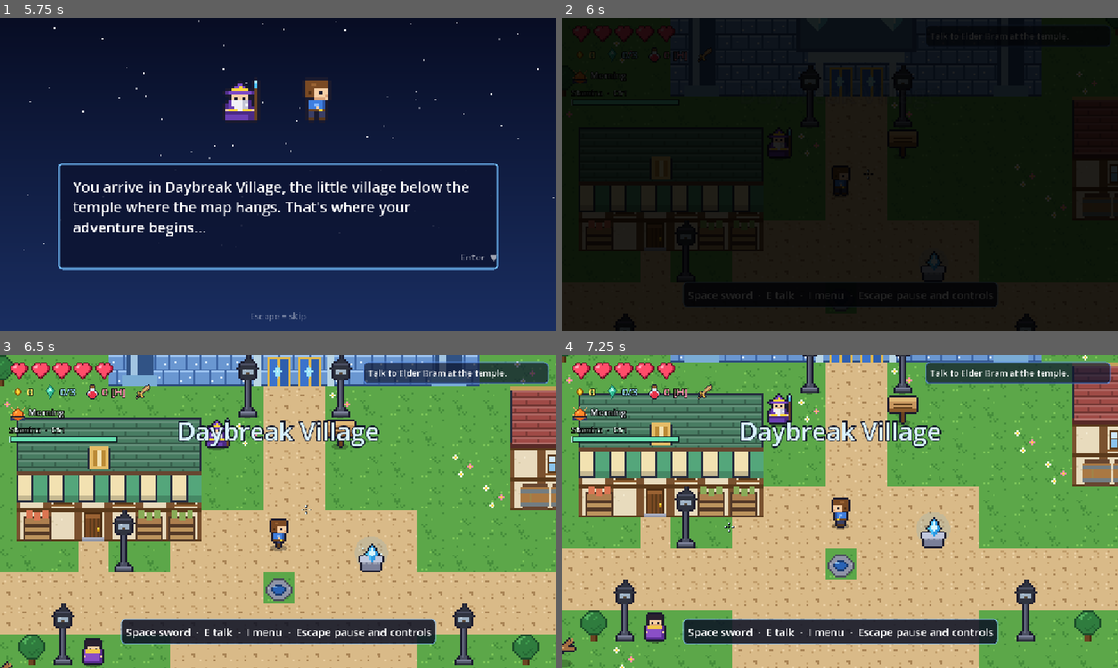
Above: before the commit, frames 1-4 (two rows, left to right).
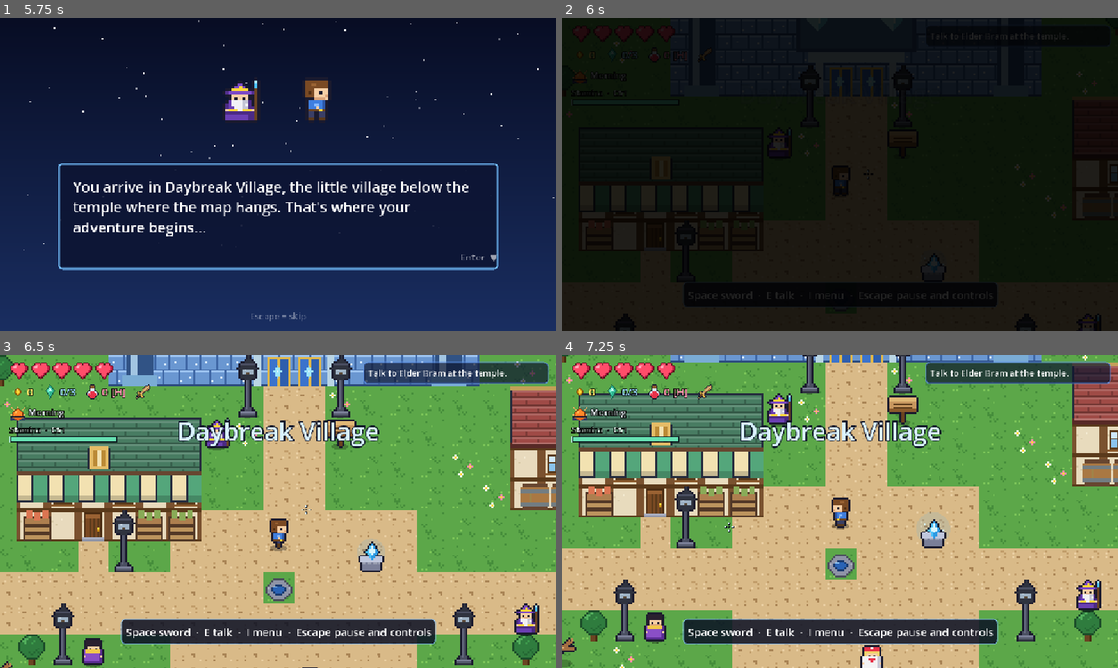
Above: after the commit, the same moments.

Repository: sjorswakka-sketch/bluemap
Game: Godot game, scene res://scenes/title.tscn
Same seed, same stepped clock (60 frames per second), same inputs: the game is played once before the commit and once after it.
Inputs (mouse positions are in pixels of both pictures, inside the frame that each line leads up to):
- Up to frame 1 (5.75 s): click "New Game" at 0.5 s; tap Enter (ui_accept) at 1.25, 1.52, 4.52 s; move the mouse to (400, 158) at 1.27 s; hold D (move_right) 1.28-2 s; hold H (potion) 1.28-2 s; click (400, 158) at 1.42 s; drag from (166, 190) to (250, 237) at 2.02 s; move the mouse to (333, 105) at 2.77 s; hold D (move_right) 2.78-3.5 s; hold F (bow) 2.78-3.5 s; tap H (potion) at 3.05, 4.55 s; drag from (250, 237) to (111, 127) at 3.52 s; move the mouse to (444, 221) at 4.27 s; hold A (move_left) 4.28-5 s; hold Shift (dodge) 4.28-5 s; tap I (menu) at 4.9 s; drag from (111, 127) to (194, 96) at 5.02 s
- Up to frame 2 (6 s): move the mouse to (867, 174) at 5.77 s; hold S (move_down) from 5.78 s (still down); hold H (potion) from 5.78 s (still down); click (867, 174) at 5.92 s
- Up to frame 3 (6.5 s): keep holding S (move_down); keep holding H (potion)
- Up to frame 4 (7.25 s): release S (move_down) at 6.5 s; release H (potion) at 6.5 s; drag from (756, 433) to (728, 527) at 6.52 s

Frame 1 is identical in both runs. In frame 2, less than 0.1% of the frame differs, in the area x 65-97%, y 75-100%; in frame 3, 0.5%; in frame 4, 0.7%, in the area x 53-97%, y 51-100%.

Commit message:
Meer NPC's: handelaar, kruidenier en verhalenverteller in het dorp

Diff:
--- a/scripts/data/ext/polijst.gd
+++ b/scripts/data/ext/polijst.gd
@@ -1,7 +1,6 @@
 extends RefCounted
 ## Polish-uitbreiding: extra content zonder nieuwe systemen.
-## Korte side-quest "De Verdwenen Lantaarn" met bestaande stijl.
-## Plaats de NPC op een kaart (bijv. village.gd) om hem te activeren.
+## Quest "De Verdwenen Lantaarn" + meer NPC's met dialoog.
 
 const QUESTS := {
 	"lantaarn": {
@@ -14,6 +13,16 @@
 			{"text": "Breng de nachtlantaarn terug naar Lotte in het dorp."},
 		],
 	},
+	"kruiden": {
+		"title": "Verse kruiden voor Elke",
+		"steps": [
+			{
+				"text": "Elke de kruidenier wil 4 verse kruiden. Ze groeien in het bos.",
+				"advance_if": [["has", "herb", 4]],
+			},
+			{"text": "Breng de kruiden naar Elke in het dorp."},
+		],
+	},
 }
 
 const ITEMS := {
@@ -25,13 +34,35 @@
 
 const NPCS := {
 	"lotte": {
-		"name": "Lotte de lantaarnmaker", "sheet": "npc_greta", # tijdelijk hergebruik; eigen art later
+		"name": "Lotte de lantaarnmaker", "sheet": "npc_greta",
 		"rules": [
 			{"if": [["step", "lantaarn", 1]], "talk": "lotte_klaar"},
 			{"if": [["no_flag", "lotte_ontmoet"]], "talk": "lotte_intro"},
 			{"talk": "lotte_menu"},
 		],
 	},
+	"kasper": {
+		"name": "Kasper de handelaar", "sheet": "npc_tobias",
+		"rules": [
+			{"if": [["no_flag", "kasper_ontmoet"]], "talk": "kasper_intro"},
+			{"talk": "kasper_menu"},
+		],
+	},
+	"elke": {
+		"name": "Elke de kruidenier", "sheet": "npc_mila",
+		"rules": [
+			{"if": [["step", "kruiden", 1]], "talk": "elke_klaar"},
+			{"if": [["no_flag", "elke_ontmoet"]], "talk": "elke_intro"},
+			{"talk": "elke_menu"},
+		],
+	},
+	"willem": {
+		"name": "Willem de verhalenverteller", "sheet": "npc_bram",
+		"rules": [
+			{"if": [["no_flag", "willem_ontmoet"]], "talk": "willem_intro"},
+			{"talk": "willem_menu"},
+		],
+	},
 }
 
 const TALKS := {
@@ -73,11 +104,111 @@
 		],
 		"do": [
 			["take", "special_lantern"],
-			["give", "special_lantern"], # player keeps it as gear-like
+			["give", "special_lantern"],
 			["coins", 25],
 			["finish_quest", "lantaarn"],
 			["sound", "quest"],
 		],
+	},
+
+	"kasper_intro": {
+		"speaker": "Kasper",
+		"lines": [
+			"Ha, een reiziger! Ik ben Kasper. Ik verhandel alles wat de slijmen niet opeten.",
+			"Munten, kruiden, geruchten... als het waarde heeft, koop of verkoop ik het.",
+		],
+		"do": [["set_flag", "kasper_ontmoet"]],
+		"next": "kasper_menu",
+	},
+	"kasper_menu": {
+		"speaker": "Kasper",
+		"lines": ["Wat brengt je naar mijn kraam?"],
+		"choices": [
+			{"text": "Heb je iets bijzonders?", "next": "kasper_bijzonder"},
+			{"text": "Hoe gaat de handel?", "next": "kasper_handel"},
+			{"text": "Tot later."},
+		],
+	},
+	"kasper_bijzonder": {
+		"speaker": "Kasper",
+		"lines": ["Bijzonders? Alles is bijzonder als je het hard genoeg wilt. Maar echte schatten liggen buiten het dorp."],
+		"next": "kasper_menu",
+	},
+	"kasper_handel": {
+		"speaker": "Kasper",
+		"lines": ["De handel bloeit. Zolang de Slijmkoning weg blijft, blijft mijn tas vol."],
+		"next": "kasper_menu",
+	},
+
+	"elke_intro": {
+		"speaker": "Elke",
+		"lines": [
+			"Welkom bij mijn kruiden. Ik ben Elke. Ik droog, maal en brouw alles wat groen is.",
+			"De verse kruiden uit het bos zijn het beste. Die mis ik nu." ,
+		],
+		"do": [["set_flag", "elke_ontmoet"]],
+		"next": "elke_vraag",
+	},
+	"elke_vraag": {
+		"speaker": "Elke",
+		"lines": ["Wil je 4 verse kruiden voor me plukken in het Fluisterbos?"],
+		"choices": [
+			{"text": "Ik haal ze.", "do": [["start_quest", "kruiden"]], "next": "elke_ok"},
+			{"text": "Misschien later."},
+		],
+	},
+	"elke_ok": {
+		"speaker": "Elke",
+		"lines": ["Fijn. Ze groeien bij de bomen aan de rand van het bos."],
+		"do": [["sound", "quest"]],
+	},
+	"elke_menu": {
+		"speaker": "Elke",
+		"lines": ["Heb je de kruiden al?"],
+		"choices": [
+			{"text": "Nog niet."},
+			{"text": "Tot zo."},
+		],
+	},
+	"elke_klaar": {
+		"speaker": "Elke",
+		"lines": ["Prachtig vers! Hier, een drankje en wat munten. Kom gerust terug."],
+		"do": [
+			["take", "herb", 4],
+			["give", "potion"],
+			["coins", 15],
+			["finish_quest", "kruiden"],
+			["sound", "quest"],
+		],
+	},
+
+	"willem_intro": {
+		"speaker": "Willem",
+		"lines": [
+			"Ah, een luisteraar! Ik ben Willem. Ik ken alle verhalen van Azura.",
+			"Van de gebarsten kaart tot de oude wachters in de Diepte." ,
+		],
+		"do": [["set_flag", "willem_ontmoet"]],
+		"next": "willem_menu",
+	},
+	"willem_menu": {
+		"speaker": "Willem",
+		"lines": ["Welk verhaal wil je horen?"],
+		"choices": [
+			{"text": "Over de Blauwe Kaart.", "next": "willem_kaart"},
+			{"text": "Over de Diepte.", "next": "willem_diepte"},
+			{"text": "Een ander keer."},
+		],
+	},
+	"willem_kaart": {
+		"speaker": "Willem",
+		"lines": ["De Blauwe Kaart hield Azura bijeen. Toen hij barstte, vlogen de kristallen het land in. Zonder hen raakt alles uit balans."],
+		"next": "willem_menu",
+	},
+	"willem_diepte": {
+		"speaker": "Willem",
+		"lines": ["Onder de tempel slaapt een oude wachter. Hij bewaakt het origineel van de kaart. Wees voorzichtig als je hem wekt."],
+		"next": "willem_menu",
 	},
 }
 
@@ -87,4 +218,9 @@
 		"desc": "Vind en terugbreng de nachtlantaarn van Lotte.",
 		"if": [["quest", "lantaarn", "done"]],
 	},
-}
+	"kruiden_gehaald": {
+		"name": "Groene vingers",
+		"desc": "Breng verse kruiden naar Elke.",
+		"if": [["quest", "kruiden", "done"]],
+	},
+}
--- a/scripts/maps/village.gd
+++ b/scripts/maps/village.gd
@@ -45,7 +45,10 @@
 		{"type": "npc", "pos": [13, 15], "id": "anja"},
 		{"type": "npc", "pos": [22, 24], "id": "joost"},
 		{"type": "npc", "pos": [34, 11], "id": "hein"},
-		{"type": "npc", "pos": [16, 20], "id": "lotte"}, # polish: Lotte de lantaarnmaker
+		{"type": "npc", "pos": [16, 20], "id": "lotte"}, # polish: Lotte
+		{"type": "npc", "pos": [11, 18], "id": "kasper"}, # polish: Kasper de handelaar
+		{"type": "npc", "pos": [20, 16], "id": "elke"}, # polish: Elke de kruidenier
+		{"type": "npc", "pos": [27, 14], "id": "willem"}, # polish: Willem de verhalenverteller
 		{"type": "savepoint", "pos": [22, 12]},
 		{"type": "wereld_lantaarn", "pos": [18, 7]},
 		{"type": "wereld_lantaarn", "pos": [21, 7]},
